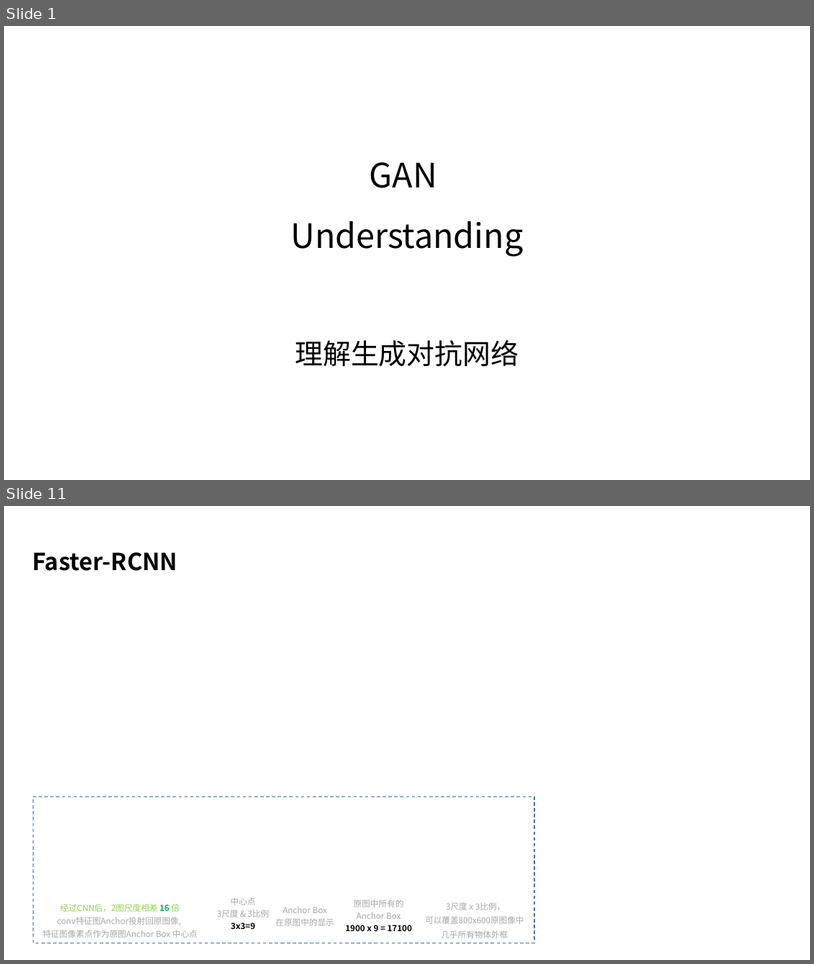
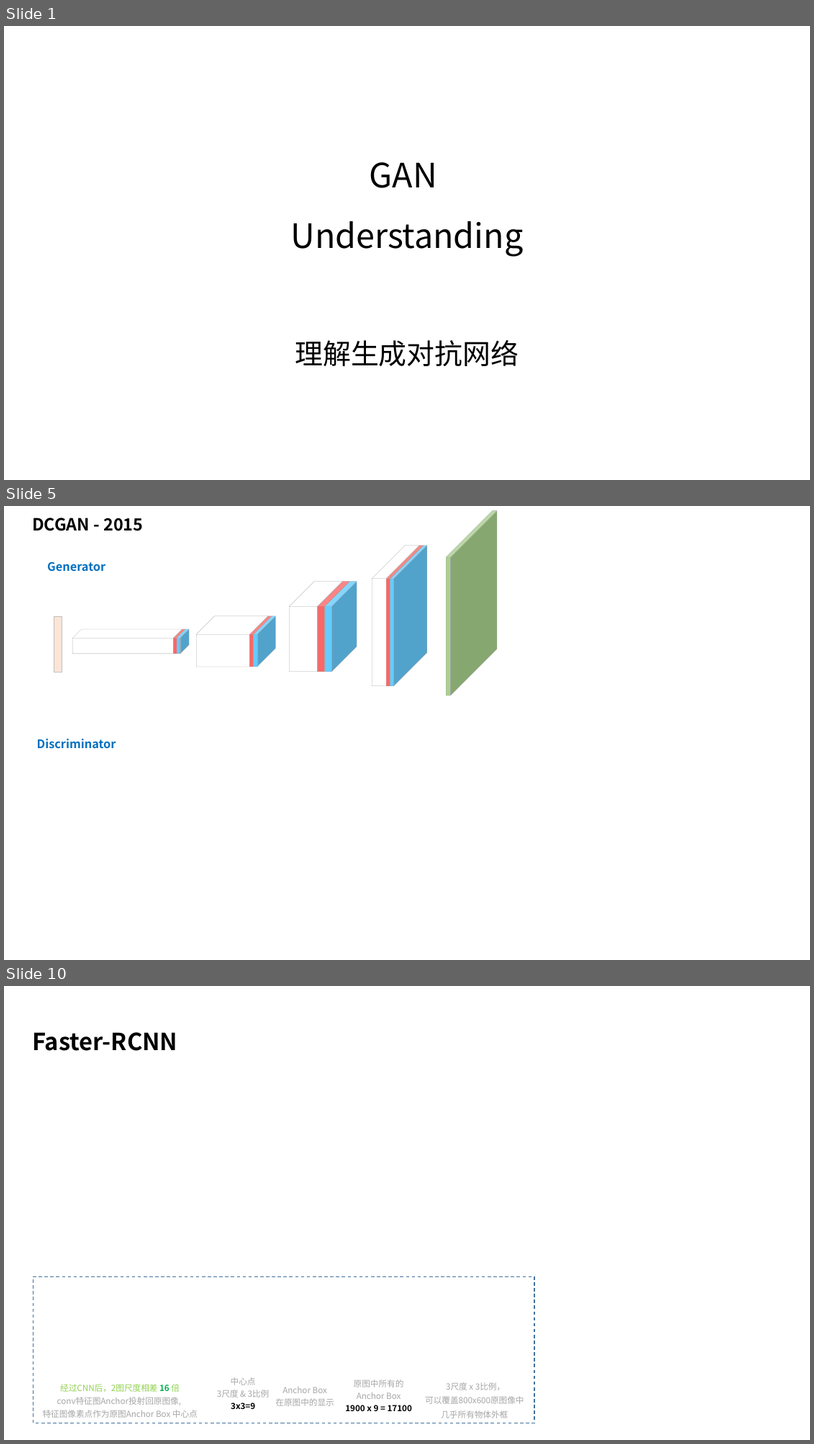
Before and after one commit to taylorguo/GAN_Understanding_Practicing, a slide deck: GAN_Understanding/GANunderstanding.pptx. Shown one above the other, each under a label of ours: slides 1 and 11 before the commit, slides 1, 5 and 10 after it; the slides between them are not shown. The pictures are 814x964 and 814x1444 pixels, drawn with LibreOffice and Linux fonts; fonts in the diff are those of the drawing. Boxes give left, top, right and bottom in pixels: in the first picture for what was removed or moved away, otherwise in the second. Text is boxed around its words. In the diff, an @@ line names an element or a change of style, - is before the commit and + after.

```diff
--- a/GAN_Understanding/GANunderstanding.pptx
+++ b/GAN_Understanding/GANunderstanding.pptx
@@ slide 5 added at [4,506,810,960], background #FFFFFF @@
@@ text added at [32,518,143,531], 20 pt, text #000000, bold @@
+DCGAN - 2015
@@ cube added at [446,511,497,695], fill #A9D18E, outline #A6A6A6 0.25 pt @@
@@ cube added at [373,546,419,686], outline #A6A6A6 0.25 pt @@
@@ cube added at [387,546,424,686], fill #FD6666, outline #A6A6A6 0.25 pt @@
@@ cube added at [391,546,427,686], fill #66CCFF, outline #A6A6A6 0.25 pt @@
@@ text added at [47,561,106,572], 14 pt, text #0070C0, bold @@
+Generator
@@ cube added at [290,581,343,671], outline #A6A6A6 0.25 pt @@
@@ cube added at [318,581,350,671], fill #FD6666, outline #A6A6A6 0.25 pt @@
@@ cube added at [325,581,357,671], fill #66CCFF, outline #A6A6A6 0.25 pt @@
@@ rectangle added at [54,616,62,672], fill #FBE5D6, outline #BFBFBF 0.25 pt @@
@@ cube added at [72,629,182,653], outline #A6A6A6 0.25 pt @@
@@ cube added at [173,629,185,653], fill #FD6666, outline #A6A6A6 0.25 pt @@
@@ cube added at [177,629,189,653], fill #66CCFF, outline #A6A6A6 0.25 pt @@
@@ cube added at [196,616,268,667], outline #A6A6A6 0.25 pt @@
@@ cube added at [250,616,271,667], fill #FD6666, outline #A6A6A6 0.25 pt @@
@@ cube added at [254,616,275,667], fill #66CCFF, outline #A6A6A6 0.25 pt @@
@@ text added at [37,739,116,749], 14 pt, text #0070C0, bold @@
+Discriminator
@@ what was slide 11 is now slide 10 @@
```
Also in this commit, not shown: 7 slides changed, 3 slides removed.
